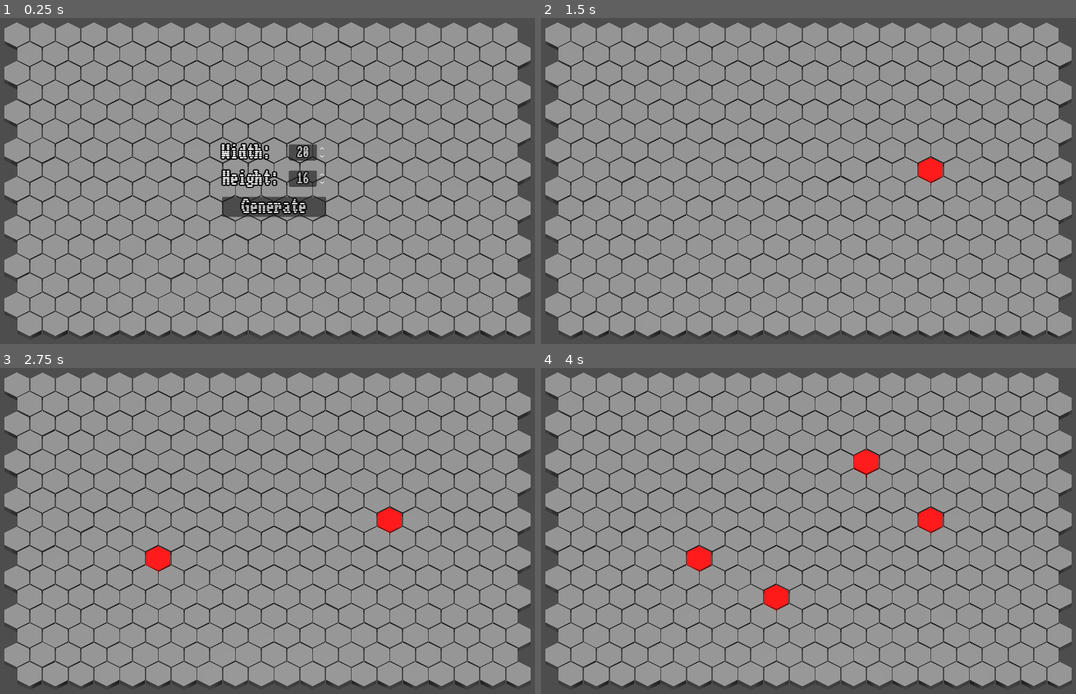
Above: before the commit, frames 1-4 (two rows, left to right).
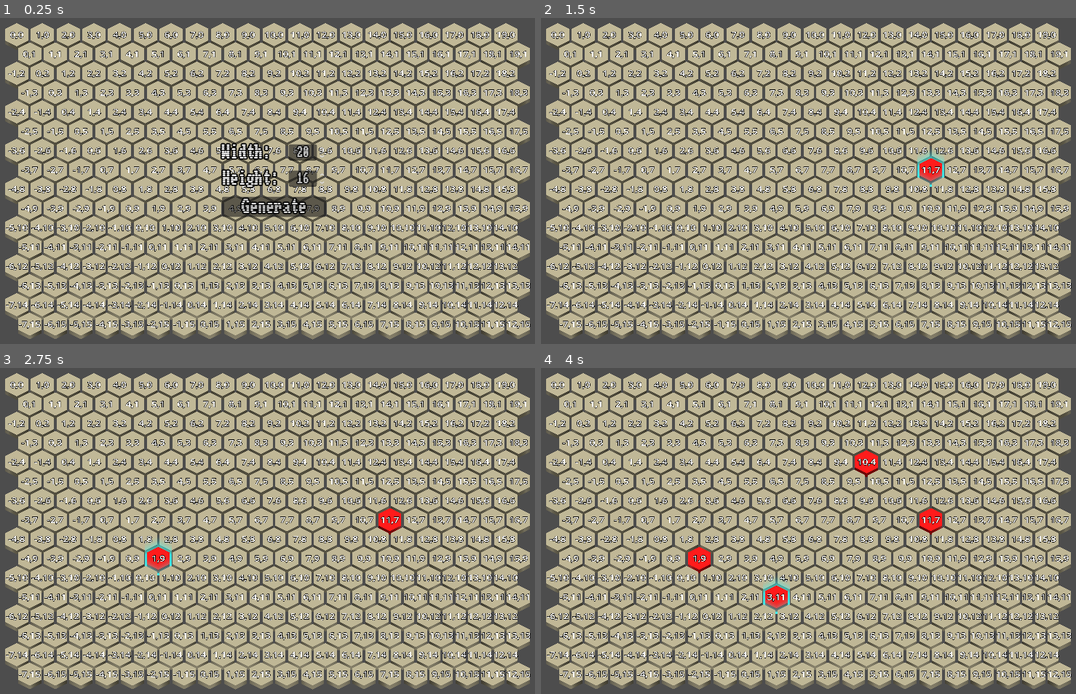
Above: after the commit, the same moments.

Repository: Dawiderter/HexaBattler
Game: Godot game, scene res://Main.tscn
Same seed, same stepped clock (60 frames per second), same inputs: the game is played once before the commit and once after it. Before the commit the project starts from res://scripts/Main.tscn.
Inputs (mouse positions are in pixels of both pictures, inside the frame that each line leads up to):
- Up to frame 1 (0.25 s): no input
- Up to frame 2 (1.5 s): click "Generate" at 0.5 s; tap Enter (ui_accept) at 1.25, 1.35 s; move the mouse to (942, 164) at 1.27 s; click (942, 164) at 1.42 s
- Up to frame 3 (2.75 s): tap Enter (ui_accept) at 1.52, 1.82, 2, 2.1, 2.27, 2.57 s; move the mouse to (155, 547) at 2.02 s; click (155, 547) at 2.17 s
- Up to frame 4 (4 s): tap Enter (ui_accept) at 2.75, 2.85, 3.5, 3.6, 3.77 s; move the mouse to (872, 459) at 2.77 s; click (872, 459) at 2.92 s; move the mouse to (787, 596) at 3.52 s; click (787, 596) at 3.67 s

The runs differ from the first frame. In frame 1, 86% of the frame differs, in the area x 0-100%, y 1-99%; in frame 2, 88%; in frame 3, 88%; in frame 4, 88%.

Commit message:
Hexes as their own scene. Other hex improvements. Basics for combat

Diff:
--- /dev/null
+++ b/Main.tscn
@@ -0,0 +1,30 @@
+[gd_scene load_steps=6 format=3 uid="uid://jijp0njympkb"]
+
+[ext_resource type="Script" uid="uid://4o5ny78vhydp" path="res://main.gd" id="1_fos0i"]
+[ext_resource type="PackedScene" uid="uid://c66y8unr1phky" path="res://scenes/hex_grid_3d.tscn" id="2_3dxm6"]
+[ext_resource type="PackedScene" uid="uid://d2f4ww1edhbja" path="res://lib_minions/warrior/warrior.tscn" id="3_lgr22"]
+[ext_resource type="PackedScene" uid="uid://cfpajlnlytw8q" path="res://scenes/timeline.tscn" id="4_trn2v"]
+[ext_resource type="PackedScene" uid="uid://dfxercsqnc52r" path="res://scenes/game_creation_ui.tscn" id="5_03owx"]
+
+[node name="Node" type="Node"]
+script = ExtResource("1_fos0i")
+
+[node name="Grid" parent="." instance=ExtResource("2_3dxm6")]
+height = 16
+cord_display = 1
+
+[node name="Warrior" parent="Grid" instance=ExtResource("3_lgr22")]
+
+[node name="Timeline" parent="Grid" instance=ExtResource("4_trn2v")]
+
+[node name="DirectionalLight3D" type="DirectionalLight3D" parent="."]
+transform = Transform3D(1, 0, 0, 0, 0.0871558, 0.99619466, 0, -0.99619466, 0.0871558, 0, 9, 4.8)
+
+[node name="Camera3D" type="Camera3D" parent="."]
+transform = Transform3D(1, 0, 0, 0, 0.49999997, 0.86602545, 0, -0.86602545, 0.49999997, 0, 9, 4.8)
+projection = 1
+size = 11.0
+
+[node name="GridCreationUi" parent="." instance=ExtResource("5_03owx")]
+
+[connection signal="create_grid" from="GridCreationUi" to="." method="_on_grid_creation_ui_create_grid"]
--- /dev/null
+++ b/lib_minions/warrior/warrior.gd
@@ -0,0 +1,9 @@
+extends Node3D
+
+func attach_to_timeline(tl: Timeline):
+    tl.plan_wake(1, self, "Hello.")
+
+func wake(tl: Timeline, text: String):
+    print("Got notified with:", text)
+    var new_text = text + "Hello."
+    tl.plan_wake(1, self, new_text)
--- /dev/null
+++ b/lib_minions/warrior/warrior.tscn
@@ -0,0 +1,6 @@
+[gd_scene load_steps=2 format=3 uid="uid://d2f4ww1edhbja"]
+
+[ext_resource type="Script" uid="uid://dmncxjs8fvpqt" path="res://lib_minions/warrior/warrior.gd" id="1_8wr2i"]
+
+[node name="Warrior" type="Node3D"]
+script = ExtResource("1_8wr2i")
--- a/scripts/main.gd
+++ b/main.gd
@@ -1,14 +1,17 @@
 extends Node
 @onready var hex_grid = $Grid
+@onready var timeline = $Grid/Timeline
+@onready var test = $Grid/Warrior
 
 # Called when the node enters the scene tree for the first time.
 func _ready() -> void:
     hex_grid.generate_mesh()
+    test.attach_to_timeline(timeline)
     pass # Replace with function body.
 
 
 # Called every frame. 'delta' is the elapsed time since the previous frame.
-func _process(delta: float) -> void:
+func _process(_delta: float) -> void:
     pass
 
 func _on_grid_creation_ui_create_grid(width: int, height: int) -> void:
--- a/scenes/game_creation_ui.tscn
+++ b/scenes/game_creation_ui.tscn
@@ -1,7 +1,7 @@
 [gd_scene load_steps=3 format=3 uid="uid://dfxercsqnc52r"]
 
 [ext_resource type="Theme" uid="uid://cix7av3la7bdv" path="res://resources/ui_theme.tres" id="1_n5irr"]
-[ext_resource type="Script" uid="uid://d1p7o00nwnot4" path="res://scenes/game_creation_ui.gd" id="2_qmmc8"]
+[ext_resource type="Script" uid="uid://d1p7o00nwnot4" path="res://scripts/game_creation_ui.gd" id="2_qmmc8"]
 
 [node name="GridCreationControl" type="Control"]
 layout_mode = 3
--- /dev/null
+++ b/scenes/hex.tscn
@@ -0,0 +1,67 @@
+[gd_scene load_steps=8 format=3 uid="uid://ctaad1aysutq5"]
+
+[ext_resource type="Script" uid="uid://s7n245gv54yq" path="res://scripts/hex.gd" id="1_b6u1t"]
+
+[sub_resource type="StandardMaterial3D" id="StandardMaterial3D_b6u1t"]
+albedo_color = Color(0.7457927, 0.71161765, 0.578266, 1)
+
+[sub_resource type="CylinderMesh" id="CylinderMesh_3o6hm"]
+material = SubResource("StandardMaterial3D_b6u1t")
+height = 0.25
+radial_segments = 6
+rings = 0
+
+[sub_resource type="Shader" id="Shader_b6u1t"]
+code = "shader_type spatial;
+render_mode blend_mix, depth_draw_opaque, cull_disabled, unshaded;
+
+uniform vec4 albedo : source_color;
+
+void vertex() {
+    COLOR.a = 1.0 - (VERTEX.y + 0.5);
+}
+
+void fragment() {
+	ALBEDO = albedo.rgb;
+	ALPHA *= albedo.a * pow(COLOR.a, 2.0);
+}
+"
+
+[sub_resource type="ShaderMaterial" id="ShaderMaterial_3o6hm"]
+render_priority = 0
+shader = SubResource("Shader_b6u1t")
+shader_parameter/albedo = Color(0.24705882, 1, 1, 0.78039217)
+
+[sub_resource type="CylinderMesh" id="CylinderMesh_wbi06"]
+material = SubResource("ShaderMaterial_3o6hm")
+height = 1.0
+radial_segments = 6
+rings = 0
+cap_top = false
+
+[sub_resource type="ConvexPolygonShape3D" id="ConvexPolygonShape3D_eljhm"]
+points = PackedVector3Array(0.39079398, 0.125, 0.22562495, 0, 0.125, 0.45124993, 0.39079398, -0.125, 0.22562495, 0.39079398, 0.125, -0.22571334, 0, -0.125, 0.45124993, -0.39079398, 0.125, 0.22553661, 0.39079398, -0.125, -0.22571334, 0, 0.125, -0.45125, -0.39079398, -0.125, 0.22553661, -0.39079398, 0.125, -0.22562501, 0, -0.125, -0.45125, -0.39079398, -0.125, -0.22562501)
+
+[node name="Hex" type="Node3D"]
+script = ExtResource("1_b6u1t")
+
+[node name="Solid" type="MeshInstance3D" parent="."]
+transform = Transform3D(0.9, 0, 0, 0, 1, 0, 0, 0, 0.9, 0, 0, 0)
+mesh = SubResource("CylinderMesh_3o6hm")
+
+[node name="Hover" type="MeshInstance3D" parent="."]
+transform = Transform3D(1.05, 0, 0, 0, 1, 0, 0, 0, 1.05, 0, 0.37616712, 0)
+mesh = SubResource("CylinderMesh_wbi06")
+
+[node name="StaticBody3D" type="StaticBody3D" parent="."]
+
+[node name="CollisionShape3D" type="CollisionShape3D" parent="StaticBody3D"]
+shape = SubResource("ConvexPolygonShape3D_eljhm")
+
+[node name="CordLabel" type="Label3D" parent="."]
+transform = Transform3D(1, 0, 0, 0, -4.371139e-08, 1, 0, -1, -4.371139e-08, 0, 0.13637033, 0)
+font_size = 64
+
+[connection signal="input_event" from="StaticBody3D" to="." method="_on_hex_input_event"]
+[connection signal="mouse_entered" from="StaticBody3D" to="." method="_on_hex_mouse_entered"]
+[connection signal="mouse_exited" from="StaticBody3D" to="." method="_on_hex_mouse_exited"]
--- /dev/null
+++ b/scenes/timeline.tscn
@@ -0,0 +1,6 @@
+[gd_scene load_steps=2 format=3 uid="uid://cfpajlnlytw8q"]
+
+[ext_resource type="Script" uid="uid://5fcyye5b045p" path="res://scripts/timeline.gd" id="1_gtsnk"]
+
+[node name="Timeline" type="Node"]
+script = ExtResource("1_gtsnk")
--- a/scripts/Main.tscn
+++ /dev/null
@@ -1,23 +0,0 @@
-[gd_scene load_steps=4 format=3 uid="uid://jijp0njympkb"]
-
-[ext_resource type="PackedScene" uid="uid://c66y8unr1phky" path="res://scenes/hex_grid_3d.tscn" id="1_0u2qd"]
-[ext_resource type="Script" uid="uid://4o5ny78vhydp" path="res://scripts/main.gd" id="1_lr4f5"]
-[ext_resource type="PackedScene" uid="uid://dfxercsqnc52r" path="res://scenes/game_creation_ui.tscn" id="3_i8f85"]
-
-[node name="Node" type="Node"]
-script = ExtResource("1_lr4f5")
-
-[node name="Grid" parent="." instance=ExtResource("1_0u2qd")]
-height = 16
-
-[node name="DirectionalLight3D" type="DirectionalLight3D" parent="."]
-transform = Transform3D(1, 0, 0, 0, 0.0871558, 0.99619466, 0, -0.99619466, 0.0871558, 0, 9, 4.8)
-
-[node name="Camera3D" type="Camera3D" parent="."]
-transform = Transform3D(1, 0, 0, 0, 0.49999997, 0.86602545, 0, -0.86602545, 0.49999997, 0, 9, 4.8)
-projection = 1
-size = 11.0
-
-[node name="GridCreationUi" parent="." instance=ExtResource("3_i8f85")]
-
-[connection signal="create_grid" from="GridCreationUi" to="." method="_on_grid_creation_ui_create_grid"]
--- /dev/null
+++ b/scripts/grid_utils.gd
@@ -0,0 +1,22 @@
+@abstract class_name GridUtils extends Object
+
+static func center_from_offcord(offcord: Vector2i, hex_radius: float) -> Vector2:
+    var coeff = sqrt(3.0) / 2.0
+    var hex_diameter = 2 * hex_radius
+
+    var x_offset = coeff if (offcord.y % 2) else 0.0
+
+    return Vector2(hex_diameter * (offcord.x * coeff+x_offset/2), hex_diameter * (3.0/4.0) * offcord.y)
+
+# Adapted directly from https://www.redblobgames.com/grids/hexagons/#conversions-offset
+static func offcord_to_axcord(offcord: Vector2i) -> Vector2i:
+    var parity = offcord.y & 1
+    var x = offcord.x - (offcord.y - parity) / 2
+    var y = offcord.y
+    return Vector2i(x,y)
+
+static func axcord_to_offcord(axcord: Vector2i) -> Vector2i:
+    var parity = axcord.y & 1
+    var x = axcord.x + (axcord.y - parity) / 2
+    var y = axcord.y
+    return Vector2i(x,y)
--- /dev/null
+++ b/scripts/hex.gd
@@ -0,0 +1,74 @@
+@tool
+
+class_name Hex extends Node3D
+
+@onready var mesh = $Solid
+@onready var hover_mesh = $Hover
+@onready var collision_shape = $StaticBody3D/CollisionShape3D
+@onready var cord_label = $CordLabel
+
+enum CordDisplay { NONE, AXIAL, OFFSET }
+@export_enum("None", "Axial", "Offset") var cord_display: int = 0:
+    set(value):
+        cord_display = value
+        update_cord_display()
+
+var radius: float = 0.5:
+    set(value):
+        radius = value
+        update_radius()
+
+var offcords : Vector2i:
+    set(value):
+        cord_label.text = str(value.x) + "," + str(value.y)
+        axcords = GridUtils.offcord_to_axcord(value)
+    get:
+       return GridUtils.axcord_to_offcord(axcords)
+
+var axcords : Vector2i:
+    set(value):
+        axcords = value
+        update_cord_display()
+
+
+func _ready() -> void:
+    update_cord_display()
+    update_radius()
+    hover_mesh.visible = false
+
+func update_radius():
+        var m = mesh.mesh
+        m.top_radius = radius
+        m.bottom_radius = radius
+
+        var mesh_collision_shape = m.create_convex_shape()
+        collision_shape.shape = mesh_collision_shape
+
+        var h = hover_mesh.mesh
+        h.top_radius = radius
+        h.bottom_radius = radius
+
+func update_cord_display():
+    match cord_display:
+        CordDisplay.NONE:
+            cord_label.text = ""
+        CordDisplay.AXIAL:
+            cord_label.text = str(axcords.x) + "," + str(axcords.y)
+        CordDisplay.OFFSET:
+            cord_label.text = str(offcords.x) + "," + str(offcords.y)
+        _:
+            push_error("Wrong cord_siplay: ", cord_display)
+
+func _on_hex_input_event(_camera, event, _pos, _normal, _shape_idx,):
+    if event is InputEventMouseButton:
+        if event.button_index == MOUSE_BUTTON_LEFT and event.pressed:
+            print("Clicked Hex: ", offcords)
+            var mat = StandardMaterial3D.new()
+            mat.albedo_color = Color.RED
+            mesh.material_override = mat
+
+func _on_hex_mouse_entered():
+    hover_mesh.visible = true
+
+func _on_hex_mouse_exited():
+    hover_mesh.visible = false
--- a/scripts/hex_grid_3d.gd
+++ b/scripts/hex_grid_3d.gd
@@ -6,90 +6,58 @@
 @export_range(0.0, 1000.0) var hex_radius: float = 0.5
 @export_tool_button("Generate Mesh", "Callable") var generate_mesh_action = generate_mesh
 @export_tool_button("Clear Mesh", "Callable") var clear_mesh_action = clear_mesh
+@export_enum("None", "Axial", "Offset") var cord_display: int = 0:
+    set(value):
+        cord_display = value
+        for hex in hexes:
+            hex.cord_display = value
 
 @onready var hexes_container: Node3D = $HexesContainer
 
-var _shared_collision_shape: Shape3D
+var hexes : Array[Hex] = []
+var hex_scene = preload("res://scenes/hex.tscn")
+
+func get_hex_offcord(offcord: Vector2i) -> Hex:
+    var i = offcord.x + offcord.y * width
+    return hexes[i]
 
 func clear_mesh():
+    hexes.clear()
     for hex in hexes_container.get_children():
         hex.queue_free()
     hexes_container.get_children().clear()
 
-func _generate_hex_mesh() -> Mesh:
-    var mesh = CylinderMesh.new()
-    mesh.radial_segments = 6
-    mesh.top_radius = hex_radius * 0.95
-    mesh.bottom_radius = hex_radius * 0.95
-    mesh.height = 0.25
-    return mesh
-
-# x and z are in grid coordinates
-func get_hex_center(x: int, z: int) -> Vector2:
-    var coeff = sqrt(3.0) / 2.0
-    var hex_diameter = 2 * hex_radius
-
-    var x_offset = coeff if (z % 2) else 0.0
-
-    return Vector2(hex_diameter * (x * coeff+x_offset/2), hex_diameter * (3.0/4.0) * z)
-
 func generate_mesh():
     clear_mesh()
 
-    var mesh = _generate_hex_mesh()
-
-    _shared_collision_shape = mesh.create_convex_shape()
+    hexes.resize(height * width)
 
     for z in range(height):
         for x in range(width):
-            var mesh_instance_3d = MeshInstance3D.new()
-            mesh_instance_3d.mesh = mesh
+            var cords = Vector2i(x, z)
 
-            var position_2d = get_hex_center(x, z)
+            var hex = hex_scene.instantiate() as Hex
+            hexes_container.add_child(hex)
+            hexes[x + z * width] = hex
 
-            mesh_instance_3d.position.x = position_2d.x
-            mesh_instance_3d.position.z = position_2d.y
-            mesh_instance_3d.scale.y = randfn(1.0, 0.05)
-            hexes_container.add_child(mesh_instance_3d)
+            hex.radius = hex_radius
+            hex.offcords = cords
+            hex.cord_display = cord_display
 
-            var body = StaticBody3D.new()
-            mesh_instance_3d.add_child(body)
-
-            var col = CollisionShape3D.new()
-            col.shape = _shared_collision_shape
-            body.add_child(col)
-
-            if not Engine.is_editor_hint():
-                body.input_event.connect(_on_hex_input_event.bind(mesh_instance_3d))
-                body.mouse_entered.connect(_on_hex_mouse_entered.bind(mesh_instance_3d))
-                body.mouse_exited.connect(_on_hex_mouse_exited.bind(mesh_instance_3d))
+            var position_2d = GridUtils.center_from_offcord(cords, hex_radius)
+            hex.position.x = position_2d.x
+            hex.position.z = position_2d.y
 
             if self.owner:
-                body.owner = self
-                col.owner = self
-                mesh_instance_3d.owner = self
+                hex.owner = self
 
     hexes_container.position.x = -(width * hex_radius * sqrt(3.0)/2.0)
     hexes_container.position.z = -(height * hex_radius * 3.0/4.0)
-
-func _on_hex_input_event(camera, event, pos, normal, shape_idx, hex_mesh):
-    if event is InputEventMouseButton:
-        if event.button_index == MOUSE_BUTTON_LEFT and event.pressed:
-            print("Clicked Hex: ", hex_mesh.name)
-            var mat = StandardMaterial3D.new()
-            mat.albedo_color = Color.RED
-            hex_mesh.material_override = mat
-
-func _on_hex_mouse_entered(hex_mesh):
-    print("Hovering: ", hex_mesh.name)
-
-func _on_hex_mouse_exited(hex_mesh):
-    pass
 
 # Called when the node enters the scene tree for the first time.
 func _ready() -> void:
     pass # Replace with function body.
 
 # Called every frame. 'delta' is the elapsed time since the previous frame.
-func _process(delta: float) -> void:
+func _process(_delta: float) -> void:
     pass
--- /dev/null
+++ b/scripts/timeline.gd
@@ -0,0 +1,50 @@
+class_name Timeline extends Node
+
+var queue : Array[Dictionary] = []
+var time = 0
+
+func _ready() -> void:
+    pass
+
+func _process(_delta: float) -> void:
+    if Input.is_action_just_pressed("ui_accept"):
+        pop_next()
+
+func plan_wake(after: int, target: Object, ...data):
+    assert(after >= 0)
+
+    data.push_front(self)
+    queue.push_back({
+        "time": time + after,
+        "target": target,
+        "data": data
+    })
+    sort_wakes()
+
+func time_until_next() -> int:
+    var dict = queue.back()
+    assert(dict != null)
+
+    var t = dict["time"] - time
+    assert(t >= 0)
+
+    return t
+
+func pop_next():
+    var dict = queue.pop_back()
+
+    if dict == null:
+        push_warning("The timeline is empty")
+        return
+
+    var target = dict["target"]
+    var next_time = dict["time"]
+    var data = dict["data"]
+
+    assert(next_time >= time)
+    time = next_time
+
+    target.wake.callv(data)
+
+func sort_wakes():
+    queue.sort_custom(func(a,b): return a["time"] > b["time"])
Not shown, added: lib_minions/warrior/warrior.gd.uid
Renamed: scripts/main.gd.uid -> main.gd.uid
Renamed: scenes/game_creation_ui.gd -> scripts/game_creation_ui.gd
Renamed: scenes/game_creation_ui.gd.uid -> scripts/game_creation_ui.gd.uid
Not shown, added: scripts/grid_utils.gd.uid
Not shown, added: scripts/hex.gd.uid
Not shown, added: scripts/timeline.gd.uid
